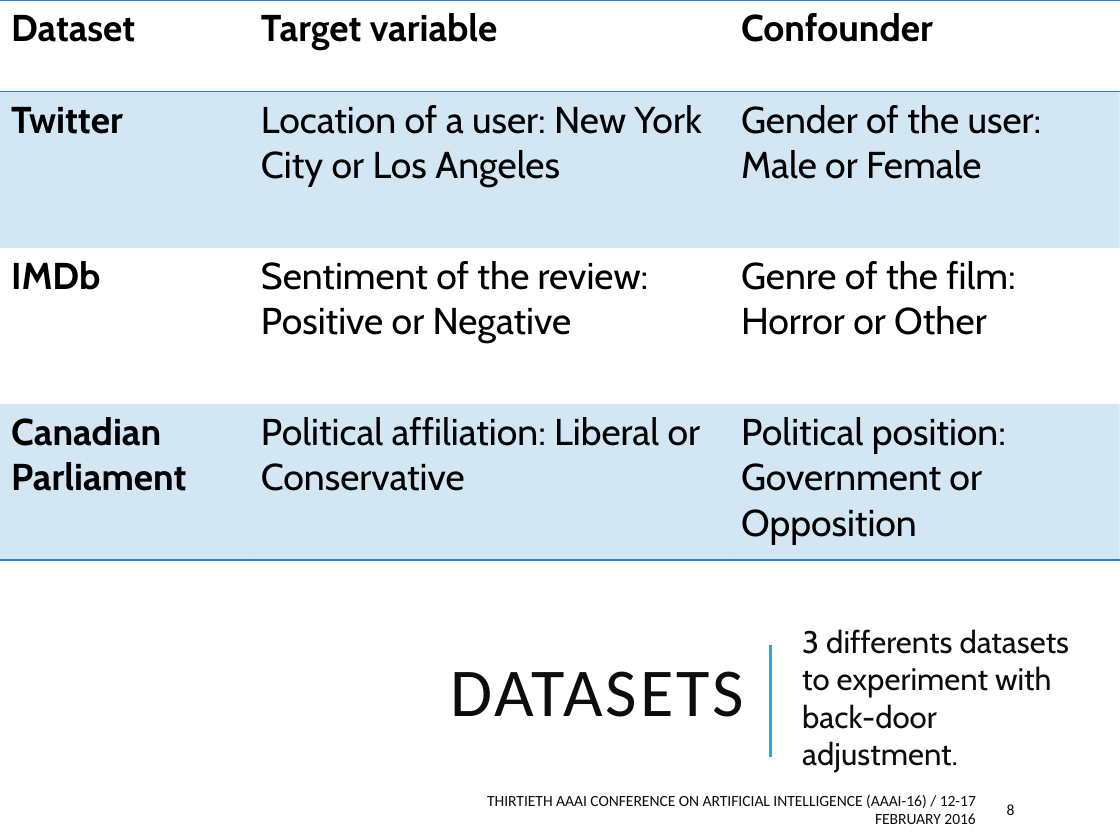
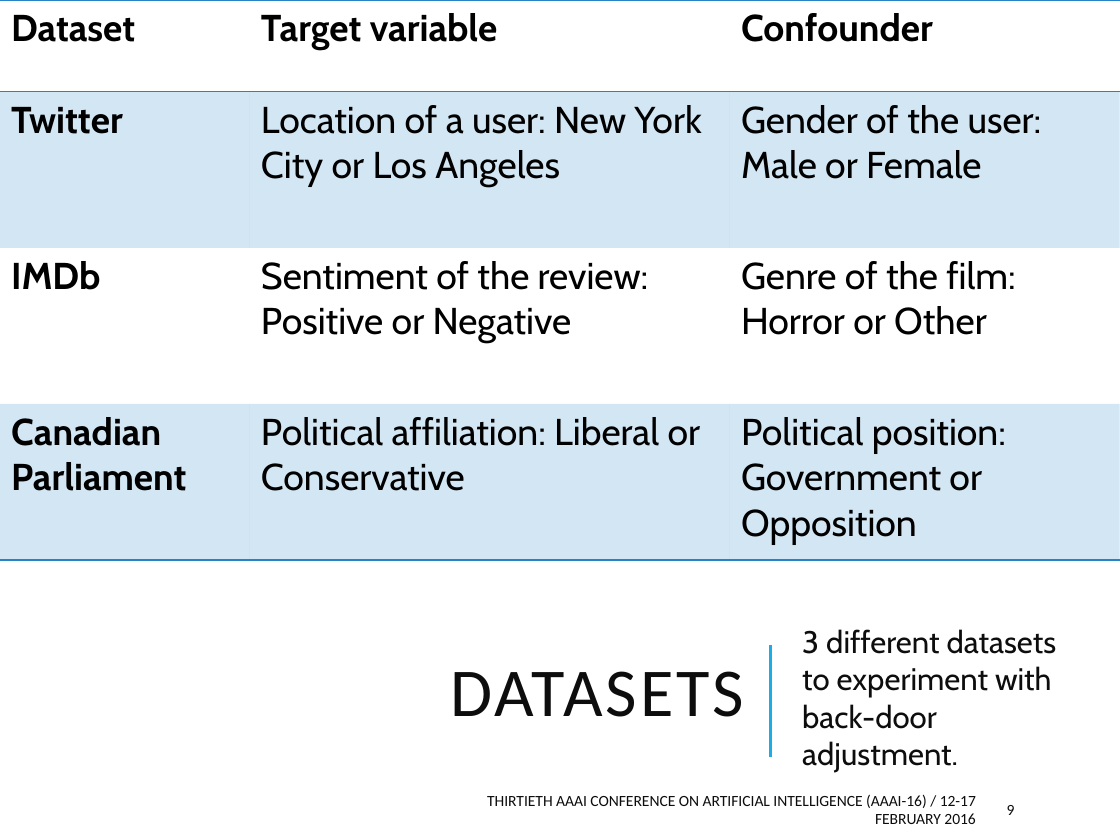
Before and after one commit to tapilab/aaai-2016-robust, a slide deck: slide 9 of slides/slides.pptx (slide 8 before the commit). Drawn at 1120x840 pixels with LibreOffice and Linux fonts; fonts in the diff are those of the drawing. Boxes give left, top, right and bottom in pixels: in the first picture for what was removed or moved away, otherwise in the second. Text is boxed around its words. In the diff, an @@ line names an element or a change of style, - is before the commit and + after.

```diff
--- a/slides/slides.pptx
+++ b/slides/slides.pptx
@@ text at (x1=802, y1=629, x2=1057, y2=773): text changed @@
-3 differents datasets to experiment with back-door adjustment.
+3 different datasets to experiment with back-door adjustment.
@@ page number at (x1=1007, y1=805, x2=1015, y2=815): text changed @@
-8
+9
```
Also in this commit, not shown: 7 other slides changed, 3 slides added, 1 other file.
